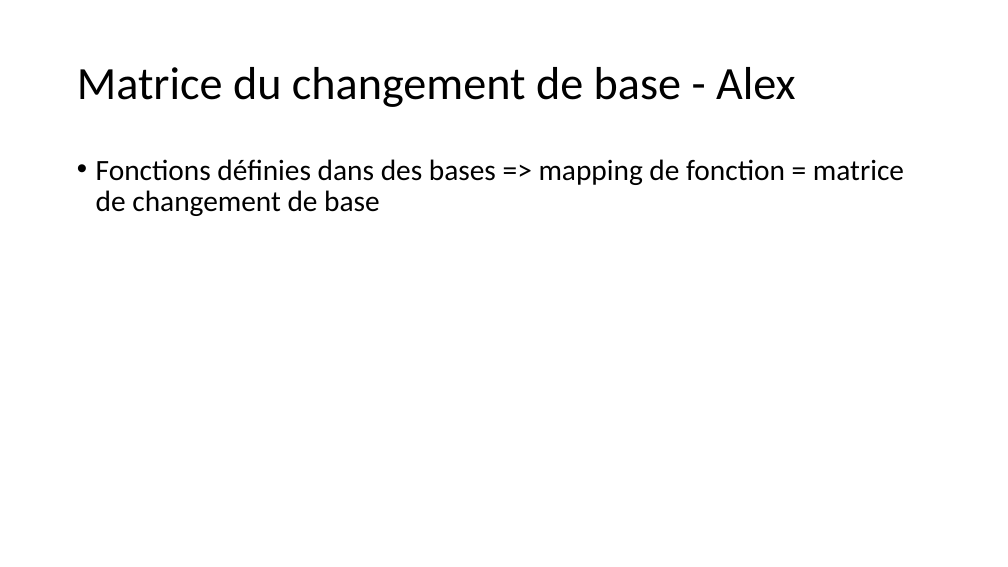
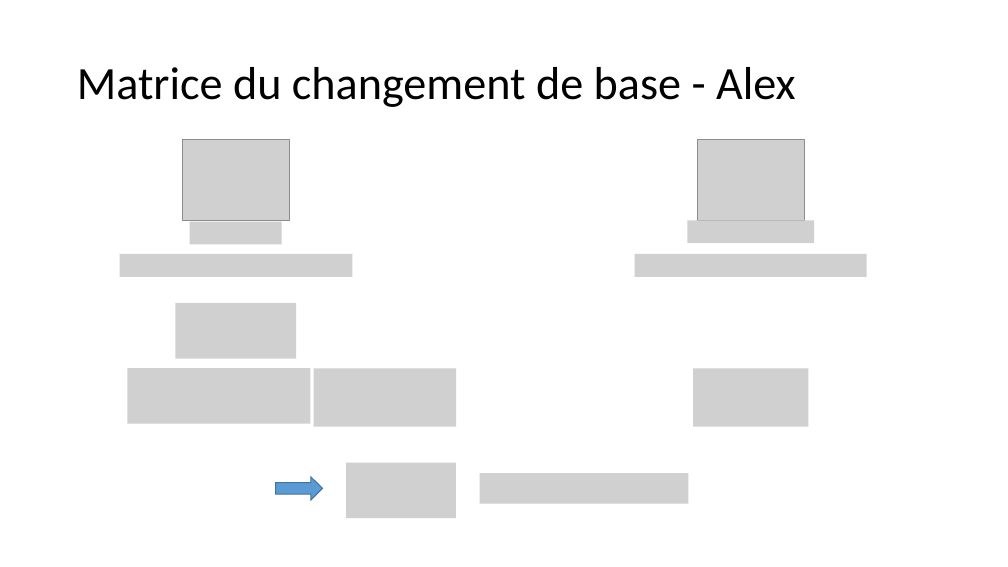
Before and after one commit to Al-th/MVA_Project_FunctionalMaps, a slide deck: slide 6 of Report/Presentation.pptx. Drawn at 1008x567 pixels with LibreOffice and Linux fonts; fonts in the diff are those of the drawing; grey boxes stand for pictures. Boxes give left, top, right and bottom in pixels: in the first picture for what was removed or moved away, otherwise in the second. Text is boxed around its words. In the diff, an @@ line names an element or a change of style, - is before the commit and + after.

```diff
--- a/Report/Presentation.pptx
+++ b/Report/Presentation.pptx
@@ picture added at (182,140,290,220) @@
@@ picture added at (697,140,805,220) @@
@@ text removed at (96,159,904,216) @@
-• Fonctions définies dans des bases => mapping de fonction = matrice de changement de base
@@ picture added at (190,222,282,244) @@
@@ picture added at (687,220,814,243) @@
@@ picture added at (119,254,352,277) @@
@@ picture added at (635,254,867,277) @@
@@ picture added at (175,303,296,359) @@
@@ picture added at (128,368,311,424) @@
@@ picture added at (314,368,456,426) @@
@@ picture added at (693,368,808,426) @@
@@ right arrow added at (276,477,323,501), fill #5B9BD5, outline #43739E 1 pt @@
@@ picture added at (346,463,456,519) @@
@@ picture added at (479,473,688,504) @@
```
Also in this commit, not shown: 3 other slides changed, 8 slides added, 10 slides removed, 11 other files.
